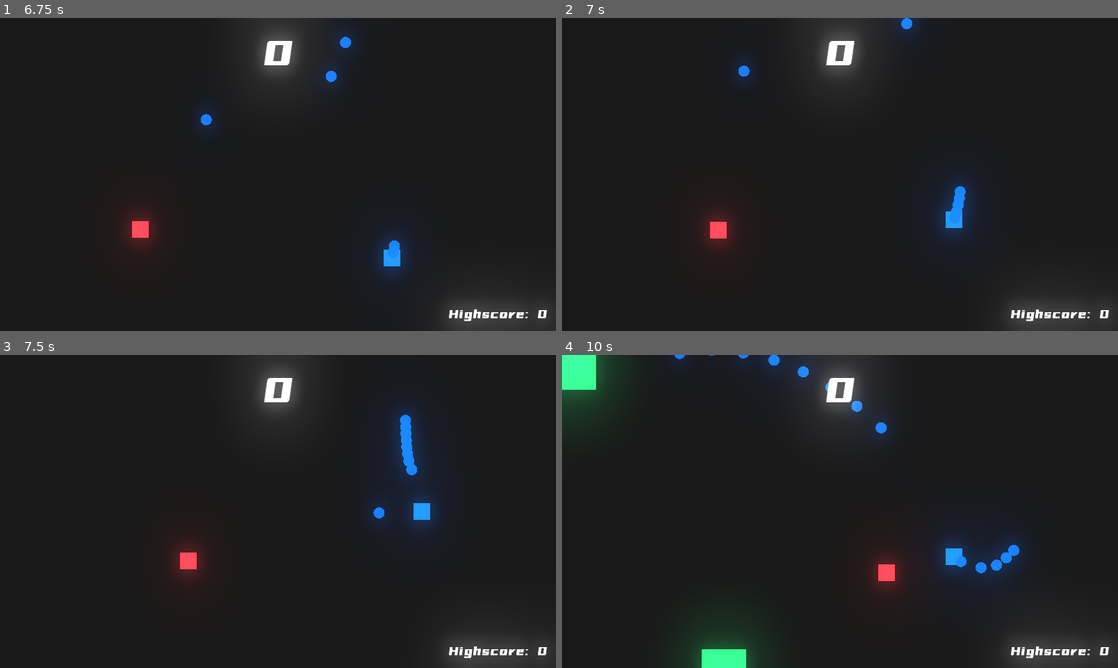
Above: before the commit, frames 1-4 (two rows, left to right).
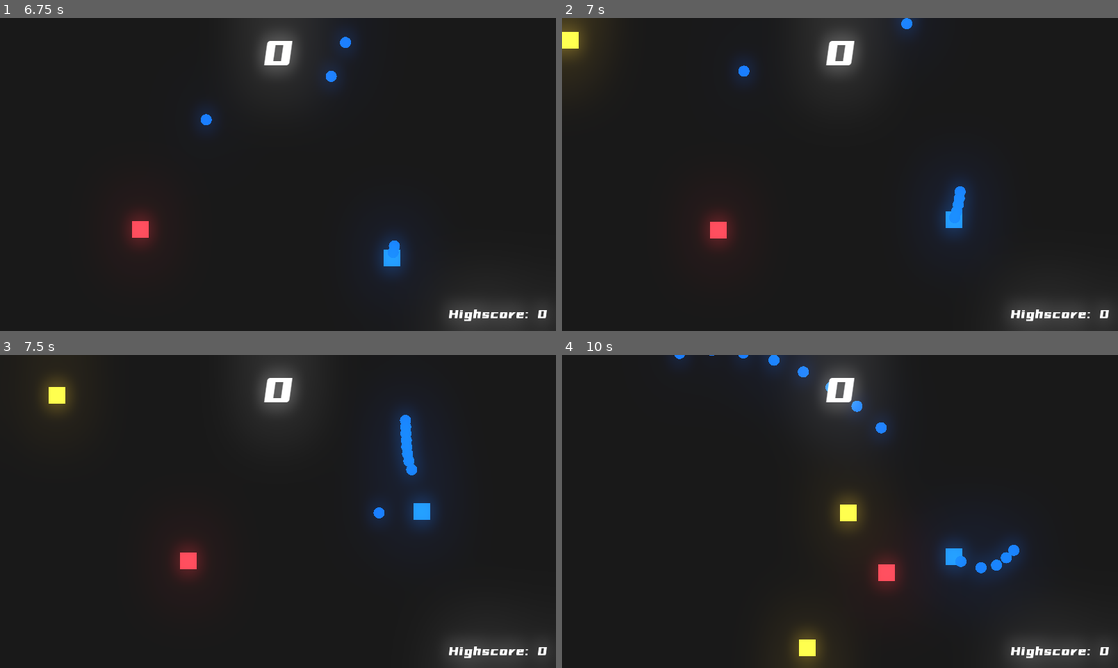
Above: after the commit, the same moments.

Repository: bakneko/WaveShooter
Game: Godot game, scene res://scenes/Arena.tscn
Same seed, same stepped clock (60 frames per second), same inputs: the game is played once before the commit and once after it.
Inputs (mouse positions are in pixels of both pictures, inside the frame that each line leads up to):
- Up to frame 1 (6.75 s): tap Enter at 0.5 s; move the mouse to (400, 158) at 0.52 s; press the mouse at (400, 158) at 0.53 s; hold D (move_right) 0.53-1.28 s; move the mouse to (166, 190) at 1.27 s; release the mouse at (166, 190) at 1.28 s; hold S (move_down) 1.28-2.03 s; click (166, 190) at 1.35 s; move the mouse to (333, 105) at 2.02 s; press the mouse at (333, 105) at 2.03 s; hold D (move_right) 2.03-2.78 s; move the mouse to (250, 237) at 2.77 s; release the mouse at (250, 237) at 2.78 s; hold W (move_up) 2.78-3.53 s; click (250, 237) at 2.85 s; move the mouse to (444, 221) at 3.52 s; press the mouse at (444, 221) at 3.53 s; hold A (move_left) 3.53-5.03 s; move the mouse to (111, 127) at 4.27 s; release the mouse at (111, 127) at 4.28 s; click (111, 127) at 4.35 s; move the mouse to (305, 174) at 5.02 s; press the mouse at (305, 174) at 5.03 s; hold S (move_down) 5.03-5.78 s; move the mouse to (194, 96) at 5.77 s; release the mouse at (194, 96) at 5.78 s; hold D (move_right) 5.78-6.53 s; click (194, 96) at 5.85 s; move the mouse to (400, 158) at 6.52 s; press the mouse at (400, 158) at 6.53 s; hold W (move_up) from 6.53 s (still down)
- Up to frame 2 (7 s): keep holding W (move_up)
- Up to frame 3 (7.5 s): move the mouse to (166, 527) at 7.27 s; release W (move_up) at 7.28 s; release the mouse at (166, 527) at 7.28 s; hold D (move_right) from 7.28 s (still down); click (166, 527) at 7.35 s
- Up to frame 4 (10 s): move the mouse to (895, 442) at 8.02 s; release D (move_right) at 8.03 s; press the mouse at (895, 442) at 8.03 s; hold S (move_down) 8.03-8.78 s; move the mouse to (812, 574) at 8.77 s; release the mouse at (812, 574) at 8.78 s; hold A (move_left) 8.78-9.53 s; click (812, 574) at 8.85 s; move the mouse to (1006, 558) at 9.52 s; press the mouse at (1006, 558) at 9.53 s; hold W (move_up) from 9.53 s (still down)

Frame 1 is identical in both runs. In frame 2, 0.8% of the frame differs, in the area x 0-6%, y 0-16%; in frame 3, 0.7%; in frame 4, 4.3%, in the area x 0-55%, y 0-100%.

Commit message:
字典匹配，简化读取

Diff:
--- a/scenes/PowerUpReload.tscn
+++ b/scenes/PowerUpReload.tscn
@@ -12,8 +12,10 @@
 scale = Vector2( 0.05, 0.05 )
 texture = ExtResource( 1 )
 script = ExtResource( 2 )
-player_variable_key = "reload_speed"
-player_variable_value = 0.05
+variable_dictionary = {
+"damage": 3,
+"reload_speed": 0.05
+}
 
 [node name="HitBox" type="Area2D" parent="."]
 
--- a/scripts/Arena.gd
+++ b/scripts/Arena.gd
@@ -18,9 +18,12 @@
 	while enemy_position.x < 640 and enemy_position.x > -80 and enemy_position.y < 360 and enemy_position.y  > -45:
 		enemy_position = Vector2(rand_range(-160,670), rand_range(-90,390))
 
-	var enemy_index = Global.randw([5,3,2])
+	var enemy_index = Global.randw([7,2,1])
 	# random with weight.
-	Global.instance_node(enemies[enemy_index], enemy_position, self)
+	var dict = {
+		"global_position" : enemy_position
+	}
+	Global.instance_node(enemies[enemy_index], dict, self)
 	pass
 
 
@@ -33,5 +36,9 @@
 func _on_PowerUpSpawnTimer_timeout():
 	var power_up_index = Global.randw([1])
 	# random instance powerups
-	Global.instance_node(powerups[power_up_index], Vector2(randi() % 640 + 1, randi() % 360 + 1), self)
+	var position = Vector2(randi() % 640 + 1, randi() % 360 + 1)
+	var dict = {
+		"global_position" : position
+	}
+	Global.instance_node(powerups[power_up_index], dict, self)
 	pass
--- a/scripts/Bullet.gd
+++ b/scripts/Bullet.gd
@@ -2,6 +2,8 @@
 
 var velocity = Vector2(1,0)
 var speed = 250
+
+export(int) var damage = 1
 
 var look_once = true
 
--- a/scripts/EnemyCore.gd
+++ b/scripts/EnemyCore.gd
@@ -22,7 +22,10 @@
 		Global.score += score
 		# instance node
 		if Global.node_creation_parent != null:
-			var blood_particles_instance = Global.instance_node(blood_particles, global_position, Global.node_creation_parent)
+			var dict = {
+				"global_position" : global_position
+			}
+			var blood_particles_instance = Global.instance_node(blood_particles, dict, Global.node_creation_parent)
 			blood_particles_instance.rotation = velocity.angle()
 			blood_particles_instance.modulate = Color.from_hsv(current_color.h, current_color.s, current_color.v * 0.5)
 		queue_free()
@@ -46,7 +49,7 @@
 		# 击中震动
 		if hp > 1 :
 			Global.camera.screen_shake(10, 0.05)
-		hp -= 1
+		hp -= area.get_parent().damage
 		stun = true
 		$StunTimer.start()
 		area.get_parent().queue_free()
--- a/scripts/Global.gd
+++ b/scripts/Global.gd
@@ -9,10 +9,12 @@
 var is_first_round = true
 
 # 全局的实例化子场景代码
-func instance_node(node, location, parent):
+func instance_node(node, dictionary, parent):
 	var node_instance = node.instance()
 	parent.add_child(node_instance)
-	node_instance.global_position = location
+	for variable in dictionary:
+		node_instance.set(variable, dictionary[variable])
+	# Python 字典
 	return node_instance
 
 # 权重生成
--- a/scripts/Player.gd
+++ b/scripts/Player.gd
@@ -8,7 +8,10 @@
 var reload_speed = 0.1
 var default_reload_speed = reload_speed
 
-var power_up_reset = []
+var damage = 1
+var default_damage = damage
+
+var power_up_resets = []
 
 var bullet = preload("res://scenes/Bullet.tscn")
 
@@ -34,7 +37,11 @@
 		global_position += velocity * speed * delta
 
 	if Input.is_action_pressed("click") and Global.node_creation_parent != null and can_shoot and !is_dead:
-		Global.instance_node(bullet, global_position, Global.node_creation_parent)
+		var dict = {
+			"global_position" : global_position,
+			"damage" : damage
+		}
+		Global.instance_node(bullet, dict, Global.node_creation_parent)
 		$ReloadTimer.start()
 		can_shoot = false
 		# 注意：如果没有parent，那么get_parent()将会报错
@@ -60,7 +67,10 @@
 
 func _on_PowerUpCoolDownTimer_timeout():
 	# 解决加入多个PowerUp的问题
-	if power_up_reset.find("PowerUpReload") != null:
+	if power_up_resets.find("reload_speed") != null:
 		reload_speed = default_reload_speed
-		power_up_reset.erase("PowerUpReload")
+		power_up_resets.erase("reload_speed")
+	if power_up_resets.find("damage") != null:
+		damage = default_damage
+		power_up_resets.erase("damage")
 	pass
--- a/scripts/PowerUp.gd
+++ b/scripts/PowerUp.gd
@@ -1,16 +1,16 @@
 extends Sprite
 
-export(String) var player_variable_key
-export(float) var player_variable_value
+export(Dictionary) var variable_dictionary
 
 export(float) var power_up_cooldown = 3
 
 func _on_HitBox_area_entered(area):
 	if area.is_in_group("player"):
-		area.get_parent().set(player_variable_key, player_variable_value)
+		for variable in variable_dictionary:
+			area.get_parent().set(variable, variable_dictionary[variable])
+			area.get_parent().power_up_resets.append(variable)
 		area.get_parent().get_node("PowerUpCoolDownTimer").wait_time = power_up_cooldown
 		area.get_parent().get_node("PowerUpCoolDownTimer").start()
-		area.get_parent().power_up_reset.append(name)
 		# name = PowerUpReload
 		queue_free()
 	pass
